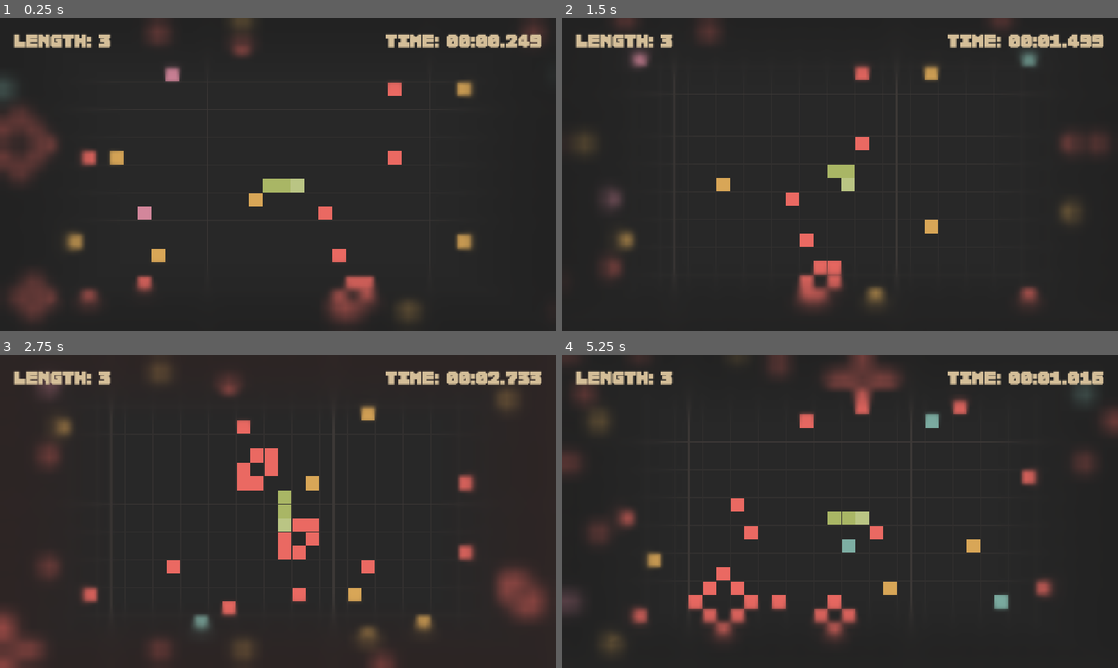
Above: before the commit, frames 1-4 (two rows, left to right).
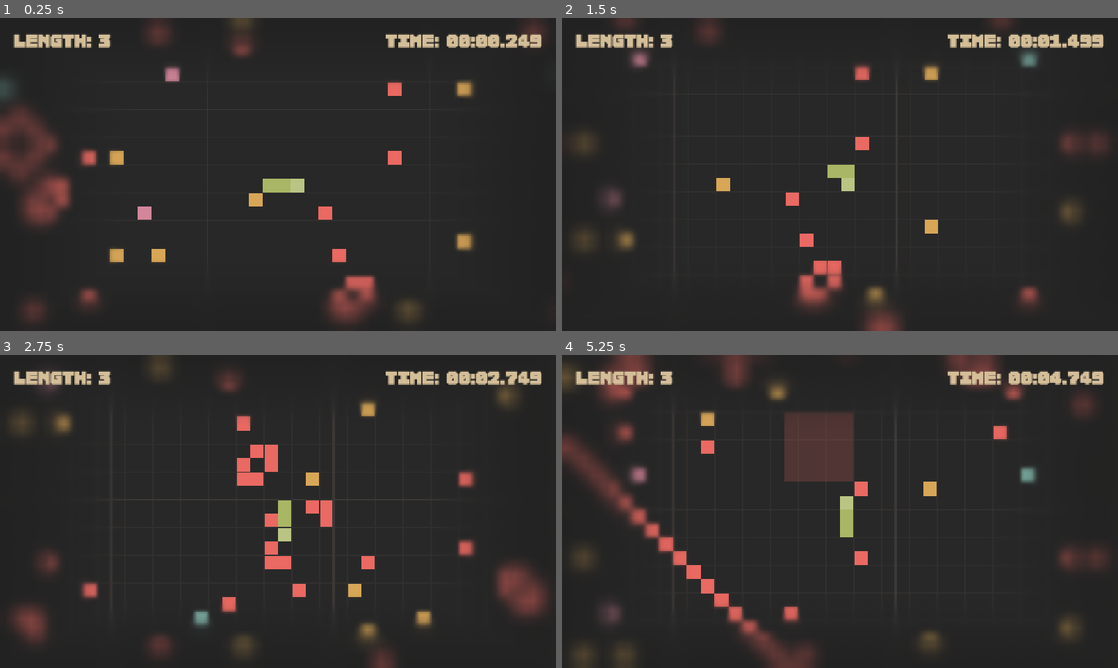
Above: after the commit, the same moments.

Repository: Shh37/Serbent
Game: Godot game, scene res://scenes/Main.tscn
Two runs of this game, one before a commit and one after it. Both use one fixed random seed, a clock stepped at 60 frames per second and the inputs below.
Inputs:
- Up to frame 1 (0.25 s): no input
- Up to frame 2 (1.5 s): tap Enter at 0.5 s; hold Right (ui_right) 0.53-1.28 s; hold Enter 0.53-1.28 s; tap Space at 0.77 s; hold Down (ui_down) from 1.28 s (still down); tap Keypad Enter at 1.35 s
- Up to frame 3 (2.75 s): tap Space at 1.52 s; release Down (ui_down) at 2.03 s; hold Right (ui_right) from 2.03 s (still down); hold Enter from 2.03 s (still down)
- Up to frame 4 (5.25 s): release Right (ui_right) at 2.78 s; release Enter at 2.78 s; hold Up (ui_up) 2.78-3.53 s; tap Keypad Enter at 2.85, 4.35 s; tap Space at 3.02, 3.77, 4.52 s; hold Enter 3.53-4.28 s; hold Left (ui_left) 3.53-5.03 s; hold Down (ui_down) from 5.03 s (still down); hold Enter from 5.03 s (still down)

The runs differ from the first frame. In frame 1, 2.4% of the frame differs, in the area x 1-28%, y 49-93%; in frame 2, 0.7%; in frame 3, 5.0%; in frame 4, 18%, in the area x 0-100%, y 0-100%.

Commit message:
feat: 不規則な5x5パターンを追加

Diff:
--- a/scripts/Chunk.gd
+++ b/scripts/Chunk.gd
@@ -119,10 +119,14 @@
 
 			var offsets = []
 			var type_r = randf()
-			if type_r > 0.8:
+			if type_r > 0.85:
 				# 5x5 Cross (hollow center)
 				offsets = get_cross_offsets(2, true)
-			elif type_r > 0.6:
+			elif type_r > 0.7:
+				# 5x5 Corner patterns
+				var p_name = "corner_5x5_1" if randf() > 0.5 else "corner_5x5_2"
+				offsets = get_pattern_offsets(p_name)
+			elif type_r > 0.5:
 				# 3x3 Diagonal patterns
 				var p_name = "diag_1" if randf() > 0.5 else "diag_2"
 				offsets = get_pattern_offsets(p_name)
@@ -196,6 +200,16 @@
 				Vector2i(-1, 0), Vector2i(1, 0),
 				Vector2i(0, 1), Vector2i(1, 1)
 			]
+		"corner_5x5_1": # 5x5 with TR and BL corners
+			offsets = [
+				Vector2i(2, -2), Vector2i(2, -1), Vector2i(1, -2),
+				Vector2i(-2, 2), Vector2i(-2, 1), Vector2i(-1, 2)
+			]
+		"corner_5x5_2": # 5x5 with TL and BR corners
+			offsets = [
+				Vector2i(-2, -2), Vector2i(-2, -1), Vector2i(-1, -2),
+				Vector2i(2, 2), Vector2i(2, 1), Vector2i(1, 2)
+			]
 	return offsets
 
 func _exit_tree():
